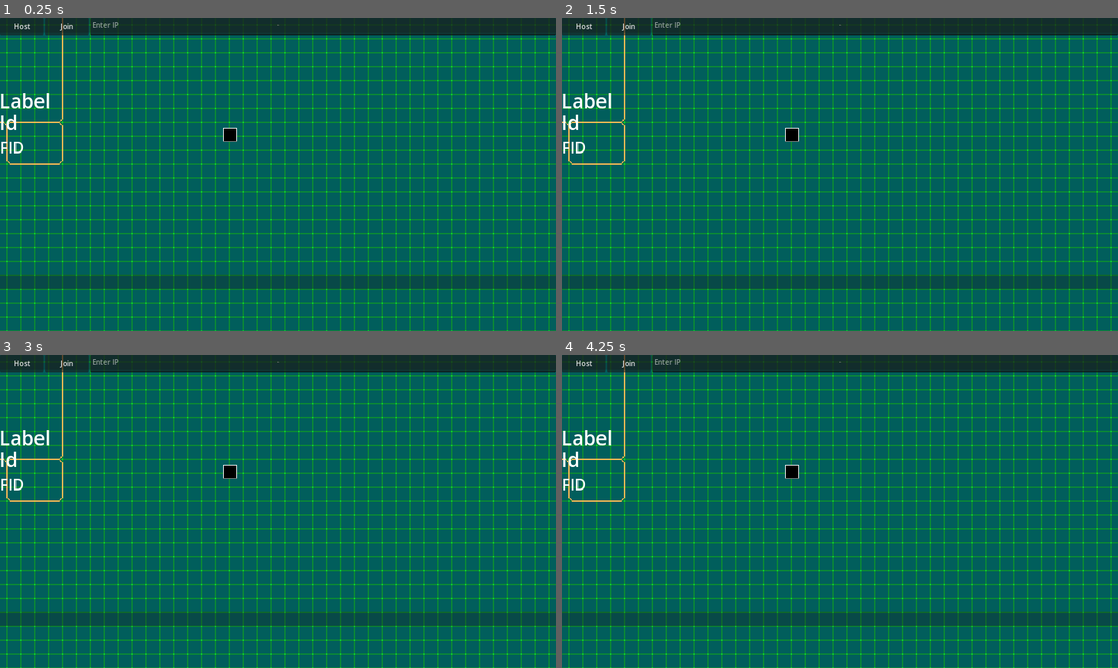
Above: before the commit, frames 1-4 (two rows, left to right).
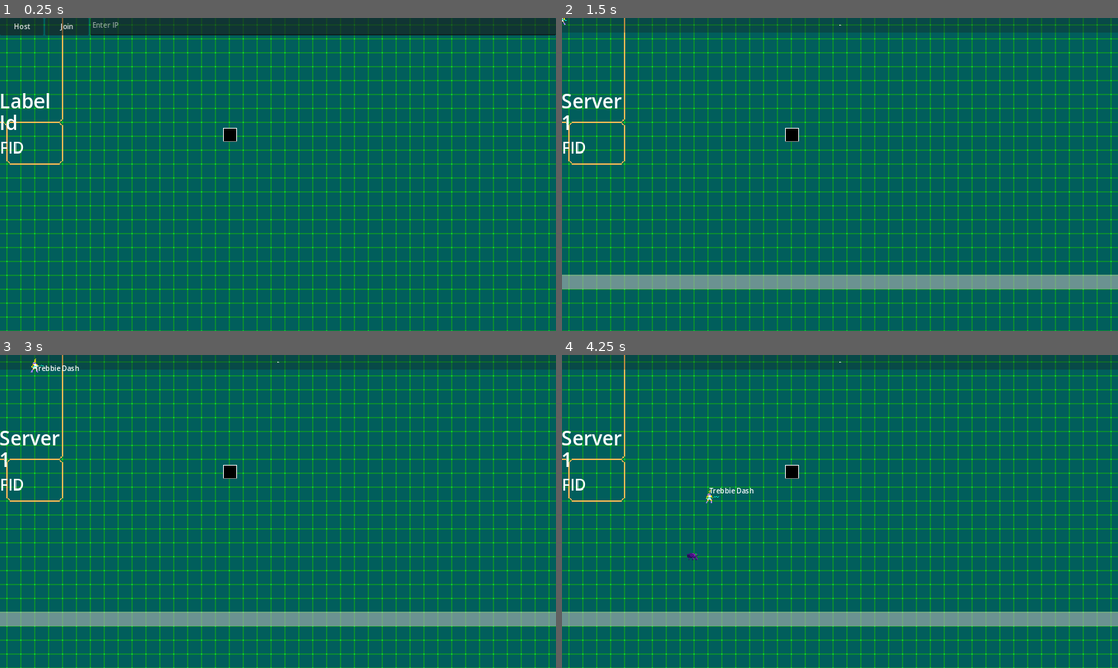
Above: after the commit, the same moments.

Repository: lokasc/rsPrototype
Game: Godot game, scene res://ver_1/game/main/game_manager.tscn
The game is run twice, just before and just after one commit, with the same random seed, the same clock (stepped at 60 frames per second) and the same inputs.
Inputs (mouse positions are in pixels of both pictures, inside the frame that each line leads up to):
- Up to frame 1 (0.25 s): no input
- Up to frame 2 (1.5 s): click (884, 27) at 0.52 s; type "12" at 0.6 s; click "Host" at 1.25 s
- Up to frame 3 (3 s): click (66, 364) at 2 s, where only the run before the commit has a clickable "Join"; tap Enter at 2.75 s; move the mouse to (400, 495) at 2.77 s; hold D (right) from 2.78 s (still down); tap E (ability_1) at 2.85 s
- Up to frame 4 (4.25 s): move the mouse to (728, 527) at 3.52 s; release D (right) at 3.53 s; hold S (down) from 3.53 s (still down); tap E (ability_1) at 3.6 s

The runs differ from the first frame. In frame 1, 1.1% of the frame differs, in the area x 0-100%, y 0-87%; in frame 2, 10%; in frame 3, 10%; in frame 4, 11%.

Commit message:
Added debug pop ups for attack

Diff:
--- a/ver_1/character/hero/Trebbie/trebbie.tscn
+++ b/ver_1/character/hero/Trebbie/trebbie.tscn
@@ -135,10 +135,12 @@
 [node name="TrebbieAttack" parent="." node_paths=PackedStringArray("camera") instance=ExtResource("2_psvnt")]
 camera = NodePath("../PlayerCamera")
 distance_to_center = 100.0
+action_name = "Trebbie Attack"
 
 [node name="TrebbieDash" parent="." node_paths=PackedStringArray("camera") instance=ExtResource("4_s00wb")]
 camera = NodePath("../PlayerCamera")
 zero_cd = true
+action_name = "Trebbie Dash"
 
 [node name="CollisionShape2D" type="CollisionShape2D" parent="."]
 shape = SubResource("CapsuleShape2D_g3diu")
--- a/ver_1/character/hero/Trebbie/trebbie_attack.gd
+++ b/ver_1/character/hero/Trebbie/trebbie_attack.gd
@@ -59,12 +59,14 @@
 		hero.velocity = hero.velocity.move_toward(Vector2.ZERO, hero.DECELERATION)
 	hero.move_and_slide()
 
+# TODO: Clean this up
 func _process(delta):
 	super(delta)
 	var ability_1_cd_display = int(hero.ability_1.a_stats.cd - hero.ability_1.current_time)
 	if hero.input.ability_1:
 		if hero.ability_1.is_on_cd == false:
 			state_change.emit(self, "TrebbieDash")
+			hero.ability_used.emit(hero.ability_1)
 		else: print("Ability 1 is on cooldown! ", ability_1_cd_display)
 
 func on_hit(area : Area2D):
--- a/ver_1/character/hero/base_hero.gd
+++ b/ver_1/character/hero/base_hero.gd
@@ -5,7 +5,7 @@
 # Inherit this to create new hero.
 
 #signals for ability/item conditions
-signal on_ability_used
+signal ability_used(name)
 signal on_basic_attack
 signal on_attack_hit
 signal on_hit #enemy hit u
@@ -40,7 +40,7 @@
 @export_subgroup("Animation")
 @export var animator : AnimationPlayer
 
-var pop_up
+var pop_up : TextPopUp
 
 func _init():
 	super()
--- a/ver_1/game/UI/ui_manager.gd
+++ b/ver_1/game/UI/ui_manager.gd
@@ -15,6 +15,7 @@
 	GameManager.Instance.ui = self
 	GameManager.Instance.start_lvl_up_sequence.connect(build_selection_container)
 	GameManager.Instance.end_lvl_up_sequence.connect(on_ready_to_continue)
+	hide_ui()
 
 func update_xp(xp : int):
 	$LevelBar.value = xp
--- a/ver_1/game/main/game_manager.tscn
+++ b/ver_1/game/main/game_manager.tscn
@@ -4,11 +4,10 @@
 [ext_resource type="PackedScene" uid="uid://o5mopq7q46cq" path="res://ver_1/game/net_manager.tscn" id="2_188hs"]
 [ext_resource type="PackedScene" uid="uid://h4w7naqbhls5" path="res://assets/map/enemy_spawner.tscn" id="3_l8iil"]
 [ext_resource type="PackedScene" uid="uid://cn3n52t8ej5n4" path="res://ver_1/game/UI/UI.tscn" id="4_u70ly"]
-[ext_resource type="PackedScene" uid="uid://bj6y0wjixg1si" path="res://map.tscn" id="5_68xy0"]
+[ext_resource type="PackedScene" path="res://map.tscn" id="5_68xy0"]
 
 [node name="GameManager" type="Node2D"]
 script = ExtResource("1_btbqh")
-wait_for_player = true
 
 [node name="NetManager" parent="." instance=ExtResource("2_188hs")]
 
--- a/ver_1/vfx/text_pop_up.gd
+++ b/ver_1/vfx/text_pop_up.gd
@@ -6,11 +6,12 @@
 
 var started : bool
 
+func _enter_tree() -> void:
+	get_parent().ability_used.connect(print_ability)
 
 func _ready():
 	$FadeTimer.timeout.connect(on_fade_timeout)
 	reset()
-	pass
 
 # Called every frame. 'delta' is the elapsed time since the previous frame.
 func _process(delta):
@@ -18,6 +19,8 @@
 
 	global_position.y += -40 * delta
 
+func print_ability(abs):
+	set_pop(abs.action_name, get_parent().global_position)
 
 func set_pop (_text : String, _gpos : Vector2, _color : Color = DEFAULT_COLOR, _duration : float = DEFAULT_DURATION):
 	# Reset Text
